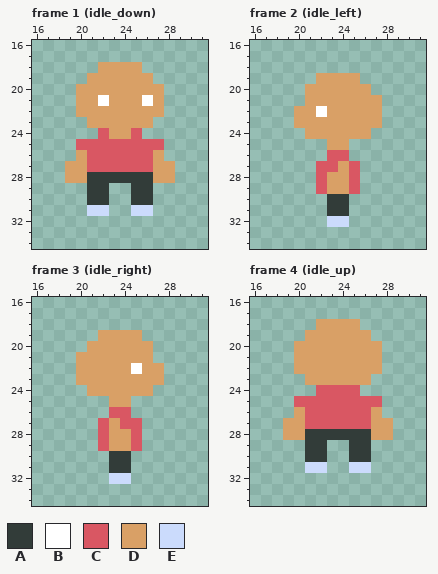
Edited in one commit: pixel-art file (assets/bao_mao/bao_mao.aseprite). Above, as it was before the edit.
48x48 pixels, 28 frames. Shown: frame 1 (idle_down): x 16..31, y 16..34; frame 2 (idle_left): x 16..31, y 16..34; frame 3 (idle_right): x 16..31, y 16..34; frame 4 (idle_up): x 16..31, y 16..34. The commit also changed other frames, which this record leaves out.
Palette (. is transparent): A #323c39  B #ffffff  C #d95763  D #d9a066  E #cbdbfc
Pixels before, frame 1 (idle_down), first column x 19:
18 ...DDDD...
19 ..DDDDDD..
20 .DDDDDDDD.
21 .DDBDDDBD.
22 .DDDDDDDD.
23 ..DDDDDD..
24 ...CDDC...
25 .CCCCCCCC.
26 .DCCCCCCD.
27 DDCCCCCCDD
28 DDAAAAAADD
29 ..AA..AA..
30 ..AA..AA..
31 ..EE..EE..
Pixels before, frame 2 (idle_left), first column x 20:
19 ..DDDD..
20 .DDDDDD.
21 .DDDDDDD
22 DDBDDDDD
23 DDDDDDDD
24 .DDDDDD.
25 ...DD...
26 ...CC...
27 ..CCDC..
28 ..CDDC..
29 ..CDDC..
30 ...AA...
31 ...AA...
32 ...EE...
Pixels before, frame 3 (idle_right), first column x 20:
19 ..DDDD..
20 .DDDDDD.
21 DDDDDDD.
22 DDDDDBDD
23 DDDDDDDD
24 .DDDDDD.
25 ...DD...
26 ...CC...
27 ..CDCC..
28 ..CDDC..
29 ..CDDC..
30 ...AA...
31 ...AA...
32 ...EE...
Pixels before, frame 4 (idle_up), first column x 19:
18 ...DDDD...
19 ..DDDDDD..
20 .DDDDDDDD.
21 .DDDDDDDD.
22 .DDDDDDDD.
23 ..DDDDDD..
24 ...CCCC...
25 .CCCCCCCC.
26 .DCCCCCCD.
27 DDCCCCCCDD
28 DDAAAAAADD
29 ..AA..AA..
30 ..AA..AA..
31 ..EE..EE..
Now the later version:
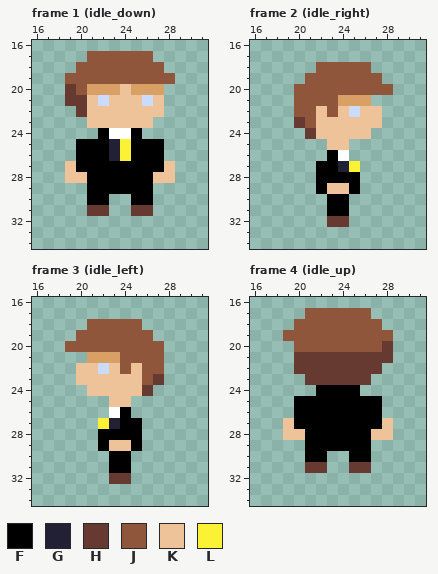
Colours new in this view: F #000000  G #222034  H #663931  J #8f563b  K #eec39a  L #fbf236
From old to new:
layer "Layer 2" added
Changed rows in their new state; - is an unchanged pixel.
Frame 1 (idle_down), layer "Layer 2":
first column x 19:
17 --JJJJJJ--
18 -JJJJJJJJ-
19 JJJJJJJJJJ
20 HJ---K----
21 HHKEKKKEK-
22 -HKKKKKKK-
23 --KKKKKK--
24 ---FBBF---
25 -FFFGLFFF-
26 -FFFGLFFF-
27 KFFFFFFFFK
28 KKFFFFFFKK
29 --FFFFFF--
30 --FF--FF--
31 --HH--HH--
Frame 2 (idle_right), layers "Layer 2", "Layer 1":
first column x 20:
18 --JJJJJ--
19 -JJJJJJJ-
20 JJJJJJJJJ
21 JJJJ---.-
22 JJKJKEKK-
23 HJKKKKKK-
24 -HKKKKK--
25 ---KK----
26 ---FB----
27 --FFGL---
28 --FFFF---
29 --FKKF---
30 ---FF----
31 ---FF----
32 ---HH----
Frame 3 (idle_left), layers "Layer 2", "Layer 1":
first column x 19:
18 --JJJJJ--
19 -JJJJJJJ-
20 JJJJJJJJJ
21 -.---JJJJ
22 -KKEKJKJJ
23 -KKKKKKJH
24 --KKKKKH-
25 ----KK---
26 ----BF---
27 ---LGFF--
28 ---FFFF--
29 ---FKKF--
30 ----FF---
31 ----FF---
32 ----HH---
Frame 4 (idle_up), layer "Layer 2":
first column x 19:
17 --JJJJJJ--
18 -JJJJJJJJ-
19 JJJJJJJJJJ
20 -JJJJJJJJH
21 -HHHHHHHHH
22 -HHHHHHHH-
23 --HHHHHH--
24 ---FFFF---
25 -FFFFFFFF-
26 -FFFFFFFF-
27 KFFFFFFFFK
28 KKFFFFFFKK
29 --FFFFFF--
30 --FF--FF--
31 --HH--HH--
Boxes around the changes in both pictures, in picture pixels (x1, y1, x2, y2):
changed: (65, 51, 175, 216)
changed: (294, 62, 393, 227)
changed: (65, 319, 164, 484)
changed: (283, 308, 393, 473)
